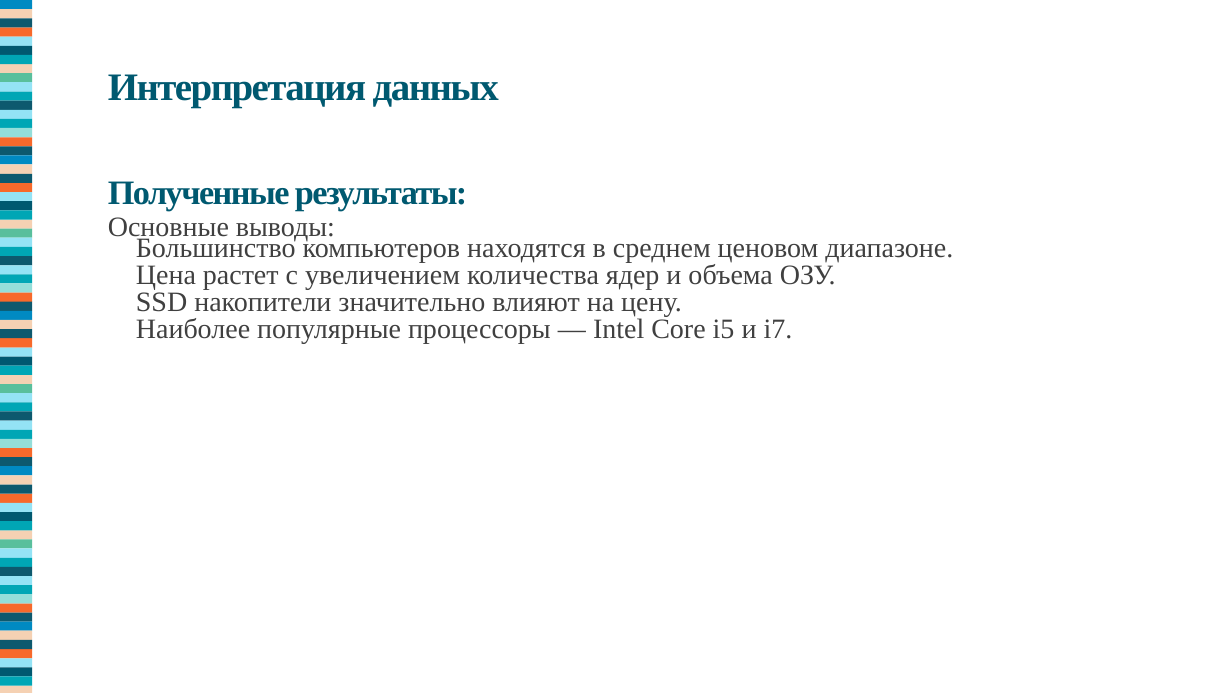
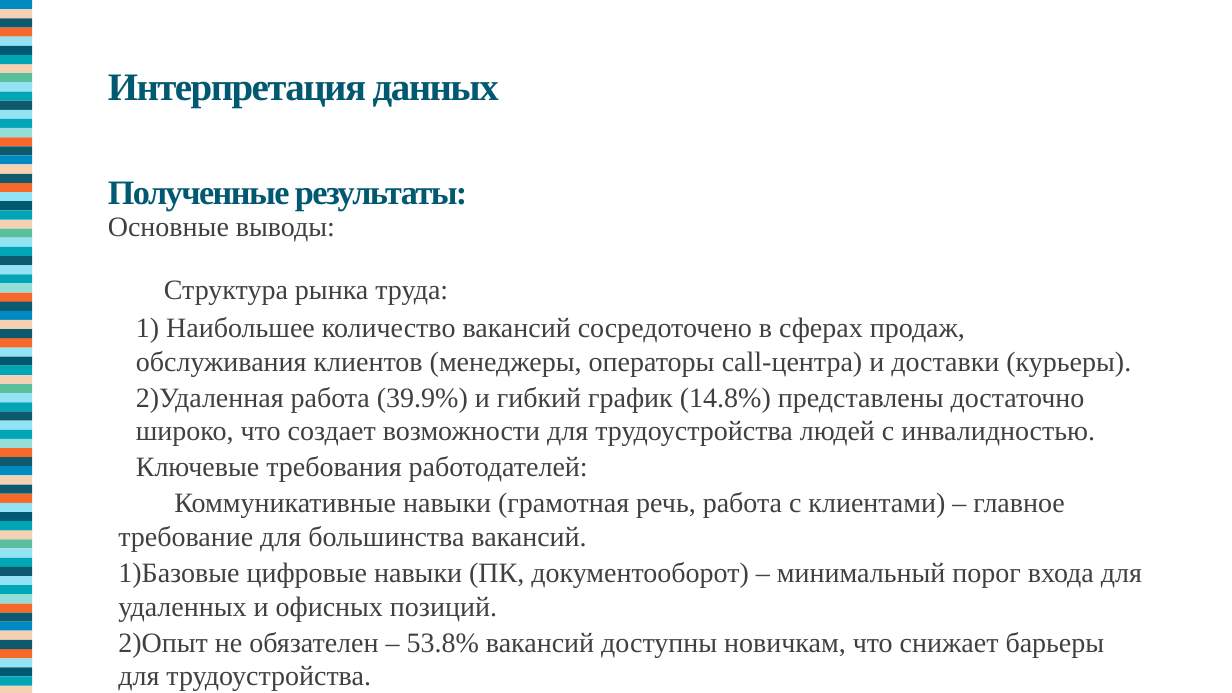
Before and after one commit to Shinnn2374/FinalTaskTGU, a slide deck: slide 9 of finalTasjk/Борисов.pptx (slide 8 before the commit). Drawn at 1232x693 pixels with LibreOffice and Linux fonts; fonts in the diff are those of the drawing. Boxes give left, top, right and bottom in pixels: in the first picture for what was removed or moved away, otherwise in the second. Text is boxed around its words. In the diff, an @@ line names an element or a change of style, - is before the commit and + after.

```diff
--- a/finalTasjk/Борисов.pptx
+++ b/finalTasjk/Борисов.pptx
@@ text at [118, 280, 1142, 691]: text changed @@
-  Большинство компьютеров находятся в среднем ценовом диапазоне.
-  Цена растет с увеличением количества ядер и объема ОЗУ.
-  SSD накопители значительно влияют на цену.
-  Наиболее популярные процессоры — Intel Core i5 и i7.
+Структура рынка труда:
+  1) Наибольшее количество вакансий сосредоточено в сферах продаж, обслуживания клиентов (менеджеры, операторы call-центра) и доставки (курьеры).
+  2)Удаленная работа (39.9%) и гибкий график (14.8%) представлены достаточно широко, что создает возможности для трудоустройства людей с инвалидностью.
+  Ключевые требования работодателей:
+  Коммуникативные навыки (грамотная речь, работа с клиентами) – главное требование для большинства вакансий.
+  1)Базовые цифровые навыки (ПК, документооборот) – минимальный порог входа для удаленных и офисных позиций.
+  2)Опыт не обязателен – 53.8% вакансий доступны новичкам, что снижает барьеры для трудоустройства.
```
Also in this commit, not shown: 9 other slides changed, 2 slides added, 1 slide removed, 4 other files.
